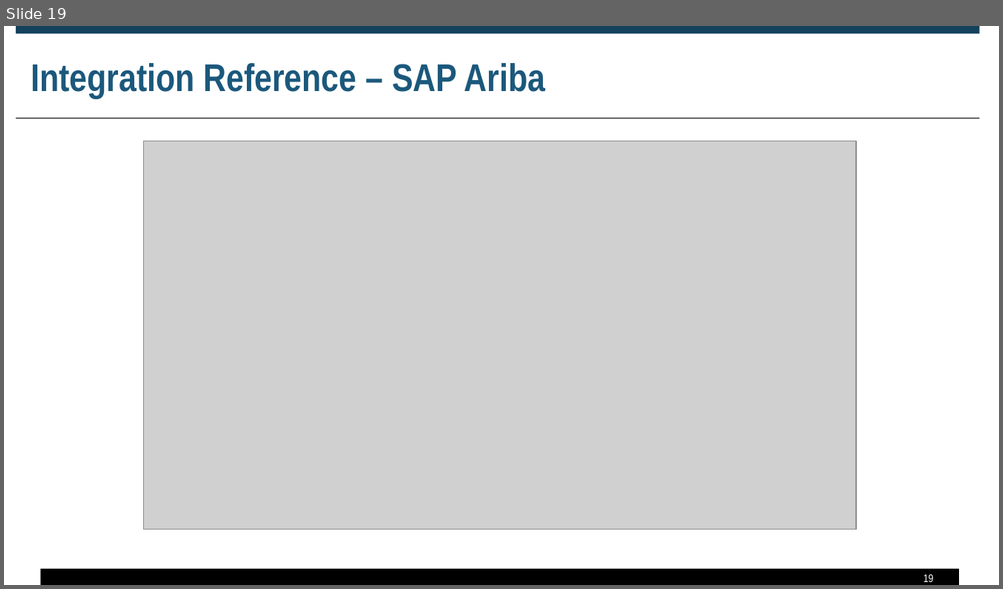
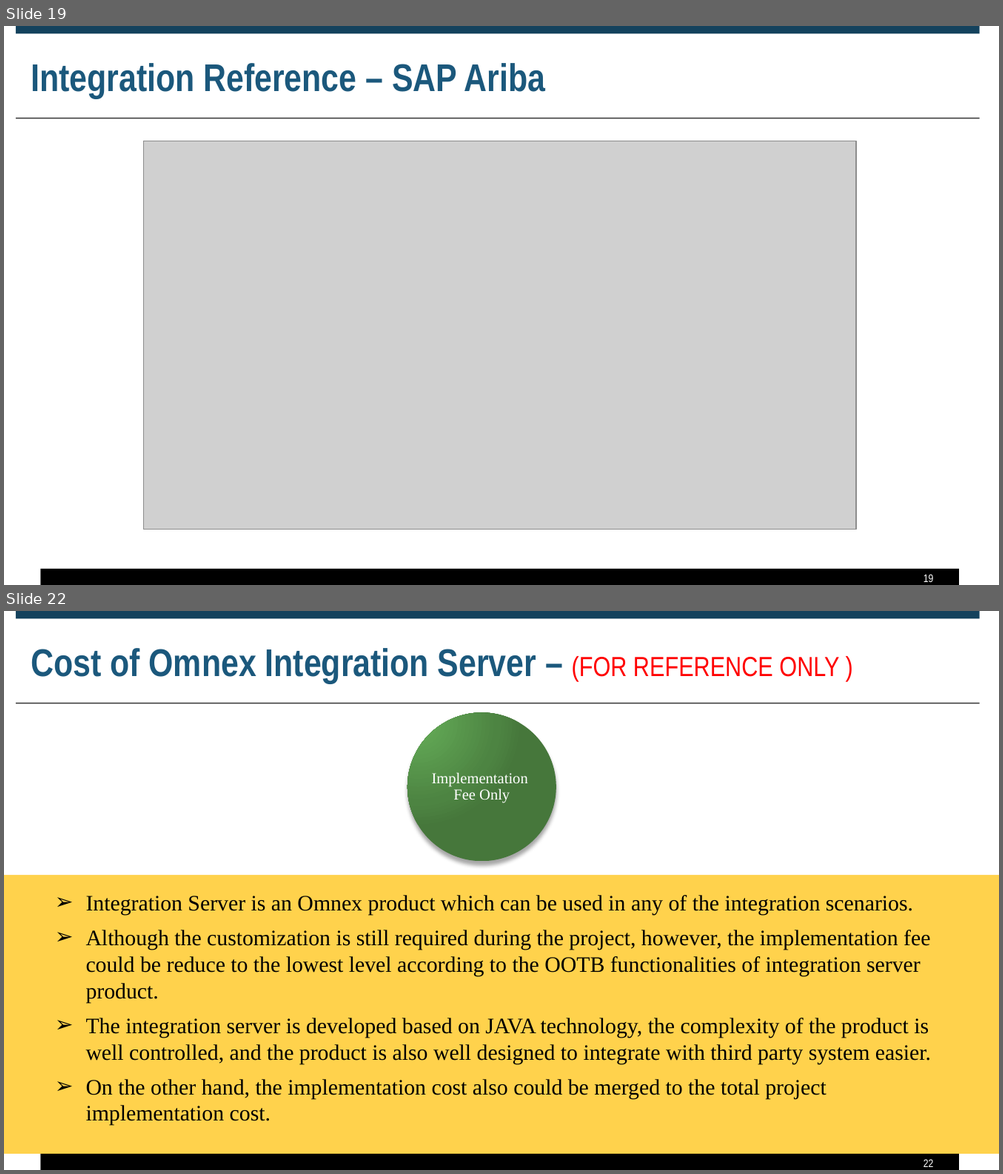
Before and after one commit to zyw9963/YFVE-supplier-portal, a slide deck: projects/ERP Integration/Proposal for System Integraiton v1.0.pptx. Shown one above the other, each under a label of ours: slide 19 before the commit, slides 19 and 22 after it; the slides between them are not shown. The pictures are 1003x589 and 1003x1174 pixels, drawn with LibreOffice and Linux fonts; fonts in the diff are those of the drawing; grey boxes stand for pictures. Boxes give left, top, right and bottom in pixels: in the first picture for what was removed or moved away, otherwise in the second. Text is boxed around its words. In the diff, an @@ line names an element or a change of style, - is before the commit and + after.

Commit message:
UPDATE 19-01-02

```diff
--- a/projects/ERP Integration/Proposal for System Integraiton v1.0.pptx
+++ b/projects/ERP Integration/Proposal for System Integraiton v1.0.pptx
@@ slide 22 added at [4, 611, 999, 1170], background #FFFFFF; not listed: 3 template elements that a slide beside it also shows @@
@@ title added at [31, 648, 839, 684], 28 pt, text #1B587C, bold @@
+Cost of Omnex Integration Server – (FOR REFERENCE ONLY )
@@ ellipse added at [408, 712, 556, 860], fill gradient #64AE59 to #4E8542 to #46783B @@
@@ text added at [432, 772, 528, 803], 11 pt, text #FFFFFF @@
+Implementation Fee Only
@@ rectangle added at [4, 876, 999, 1155], fill #FFC000 at 70% opacity @@
@@ text added at [86, 895, 930, 1125], 16 pt, text #000000 @@
+➢ Integration Server is an Omnex product which can be used in any of the integration scenarios.
+➢ Although the customization is still required during the project, however, the implementation fee could be reduce to the lowest level according to the OOTB functionalities of integration server product.
+➢ The integration server is developed based on JAVA technology, the complexity of the product is well controlled, and the product is also well designed to integrate with third party system easier.
+➢ On the other hand, the implementation cost also could be merged to the total project implementation cost.
@@ page number added at [923, 1159, 933, 1167], 8 pt, text #FFFFFF @@
+22
```
Also in this commit, not shown: 2 other slides added.
